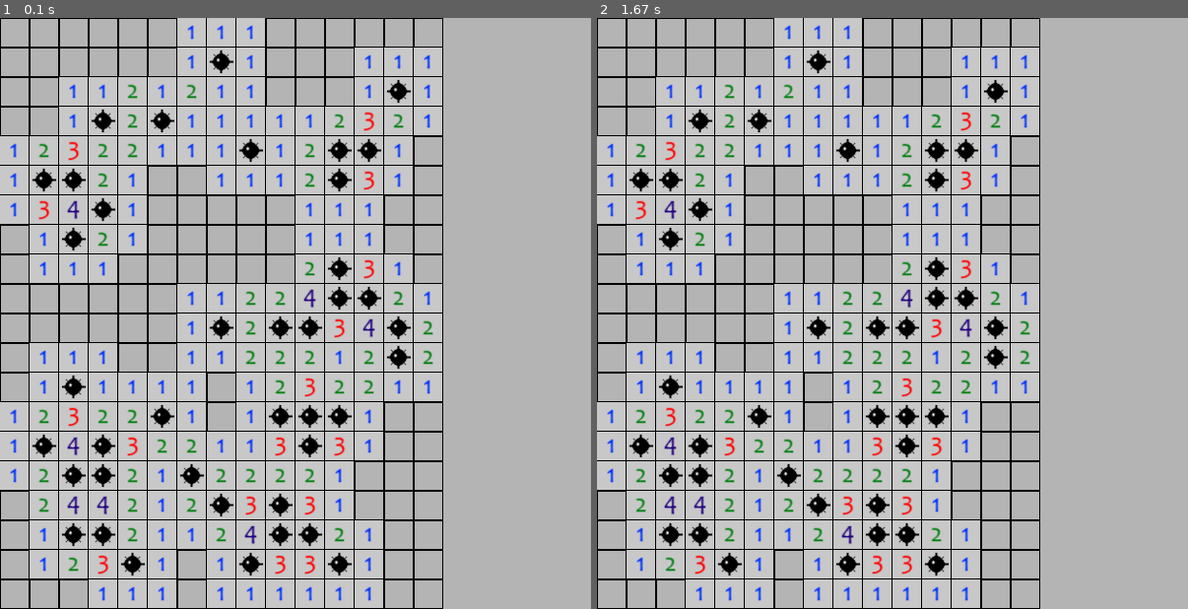
Above: before the commit, frames 1-2 (left to right).
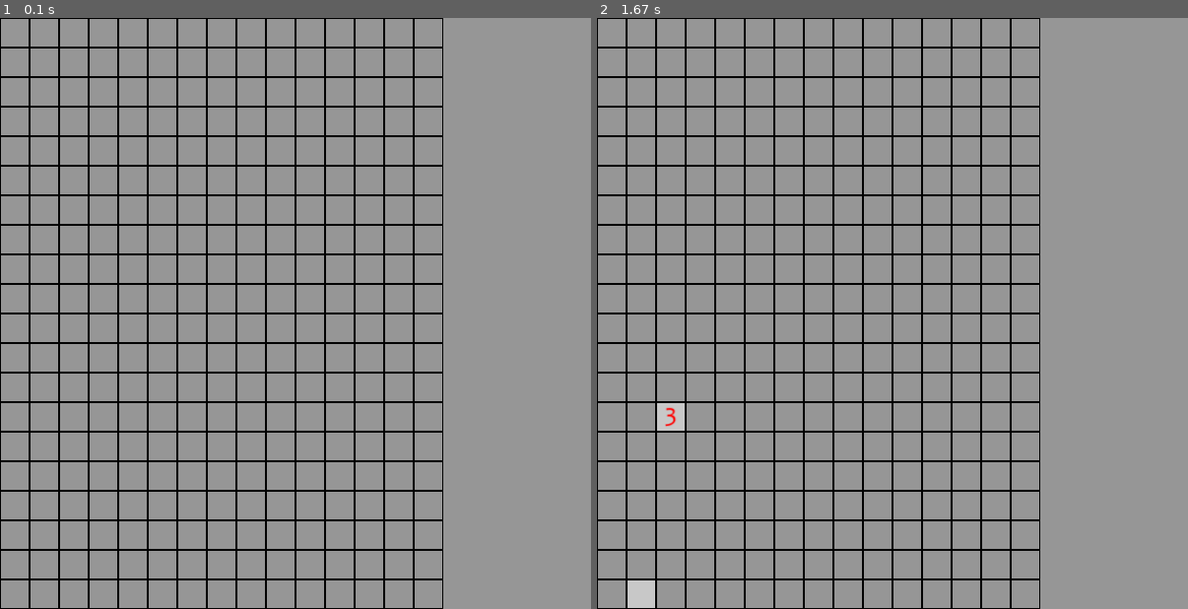
Above: after the commit, the same moments.

Repository: Chellus/minesweeper_Pygame
Game: pygame game, started from main.py
Two runs of this game, one before a commit and one after it. Both use one fixed random seed, a clock stepped at 60 frames per second and the inputs below.
Inputs (mouse positions are in pixels of both pictures, inside the frame that each line leads up to):
- Up to frame 1 (0.1 s): no input
- Up to frame 2 (1.67 s): press the mouse at (644, 597) at 0.37 s; move the mouse to (673, 408) at 0.47 s; release the mouse at (709, 224) at 0.6 s

The runs differ from the first frame. In frame 1, 93% of the frame differs, in the area x 0-100%, y 0-100%; in frame 2, 93%.

Commit message:
Draw numbers on click

Diff:
--- a/main.py
+++ b/main.py
@@ -19,7 +19,7 @@
 # load bomb, numbers and flag images
 numbersImg = []
 
-for i in range(1, 9):
+for i in range(9):
     numbersImg.append(pygame.image.load('resources/n' + str(i) + '.png'))
 
 bombImg = pygame.image.load('resources/bomb.png')
@@ -28,7 +28,7 @@
 # colors
 white = (255, 255, 255)
 black = (0, 0, 0)
-light_grey = (180, 180, 180)
+light_grey = (150, 150, 150)
 
 # our board
 board = []
@@ -81,9 +81,21 @@
             rect = pygame.Rect(x * block_size, y * block_size, block_size, block_size)
             pygame.draw.rect(window, black, rect, 1)
 
+# button function
+def block_press(x, y, img=None):
+    block_size = 30
+
+    mouse = pygame.mouse.get_pos()
+    click = pygame.mouse.get_pressed()
+
+    if x + block_size > mouse[0] > x and y + block_size > mouse[1] > y:
+        if click[0] == 1:
+            if img != None:
+                window.blit(img, (x, y))
+
+
 # in this function we draw the numbers and the bomb to the grid
 def draw_board():
-    global board
     block_size = 30
 
     for x in range((window_w // block_size) - 150 // block_size):
@@ -99,19 +111,30 @@
 # main game loop
 def game_loop():
     running = True
+    block_size = 30
 
     generate_board()
     window.fill(light_grey)
 
     while running:
         draw_grid()
-        draw_board()
 
         for event in pygame.event.get():
             if event.type == pygame.QUIT: # if the close button of the window is pressed, exit
                 pygame.quit()
                 quit()
 
+        for x in range((window_w // block_size) - 150 // block_size):
+            for y in range((window_h // block_size)):
+                if board[y][x] < 0: # if this block contains a bomb
+                    block_press(x * block_size, y * block_size, bombImg)
+                elif board[y][x] == 0: # if there isn't a bomb adjacent to this block
+                    block_press(x * block_size, y * block_size, numbersImg[0])
+                else: # if there are bombs adjacent to this block
+                    for i in range(1, 9):
+                        if board[y][x] == i:
+                            block_press(x * block_size, y * block_size, numbersImg[i])
+
         pygame.display.update()
         clock.tick(30) # we set the clock to 30 frames per second
 
